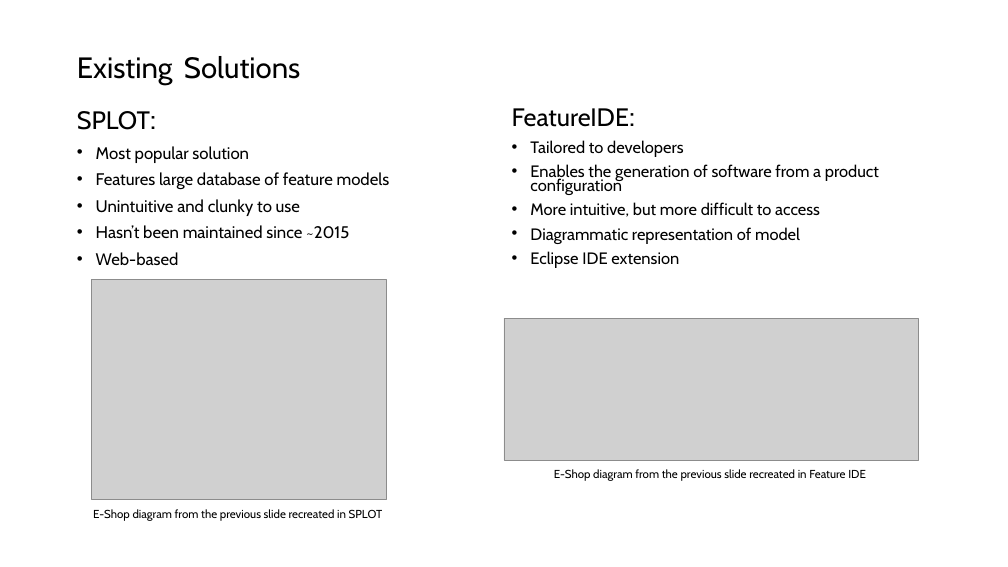
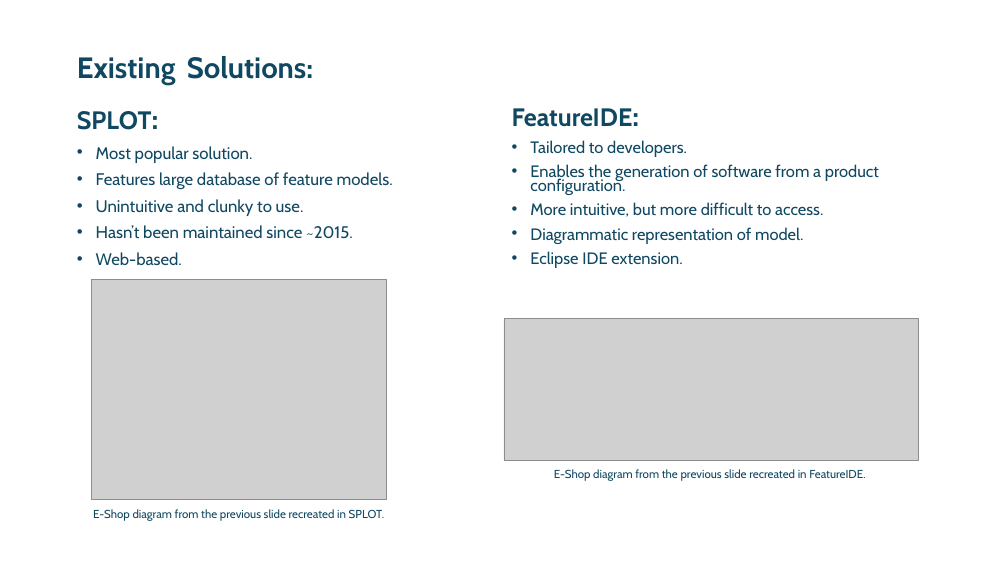
Before and after one commit to Ecdysiasttt/Dissertation, a slide deck: slide 3 of Presentation Powerpoint.pptx. Drawn at 1008x567 pixels with LibreOffice and Linux fonts; fonts in the diff are those of the drawing; grey boxes stand for pictures. Boxes give left, top, right and bottom in pixels: in the first picture for what was removed or moved away, otherwise in the second. Text is boxed around its words. In the diff, an @@ line names an element or a change of style, - is before the commit and + after.

```diff
--- a/Presentation Powerpoint.pptx
+++ b/Presentation Powerpoint.pptx
@@ title at (77,56,313,85): text changed; text colour #000000 to #104862; bold on @@
-Existing Solutions
+Existing Solutions:
@@ text at (77,111,152,130): text colour #000000 to #104862, bold on in "SPLOT:" @@
@@ text at (512,108,633,127): text colour #000000 to #104862, bold on in "FeatureIDE:" @@
@@ text at (96,146,393,265): text changed; text colour #000000 to #104862 @@
-• Most popular solution
-• Features large database of feature models
-• Unintuitive and clunky to use
-• Hasn’t been maintained since ~2015
-• Web-based
+• Most popular solution.
+• Features large database of feature models.
+• Unintuitive and clunky to use.
+• Hasn’t been maintained since ~2015.
+• Web-based.
@@ text at (530,140,879,268): text changed; text colour #000000 to #104862 @@
-• Tailored to developers
-• Enables the generation of software from a product configuration
-• More intuitive, but more difficult to access
-• Diagrammatic representation of model
-• Eclipse IDE extension
+• Tailored to developers.
+• Enables the generation of software from a product configuration.
+• More intuitive, but more difficult to access.
+• Diagrammatic representation of model.
+• Eclipse IDE extension.
@@ text at (554,469,865,481): text changed; text colour #000000 to #104862 @@
-E-Shop diagram from the previous slide recreated in Feature IDE
+E-Shop diagram from the previous slide recreated in FeatureIDE.
@@ text at (93,509,385,521): text changed; text colour #000000 to #104862 @@
-E-Shop diagram from the previous slide recreated in SPLOT
+E-Shop diagram from the previous slide recreated in SPLOT.
```
Also in this commit, not shown: 4 other slides changed, 1 slide added, 1 slide removed, 1 other file.
